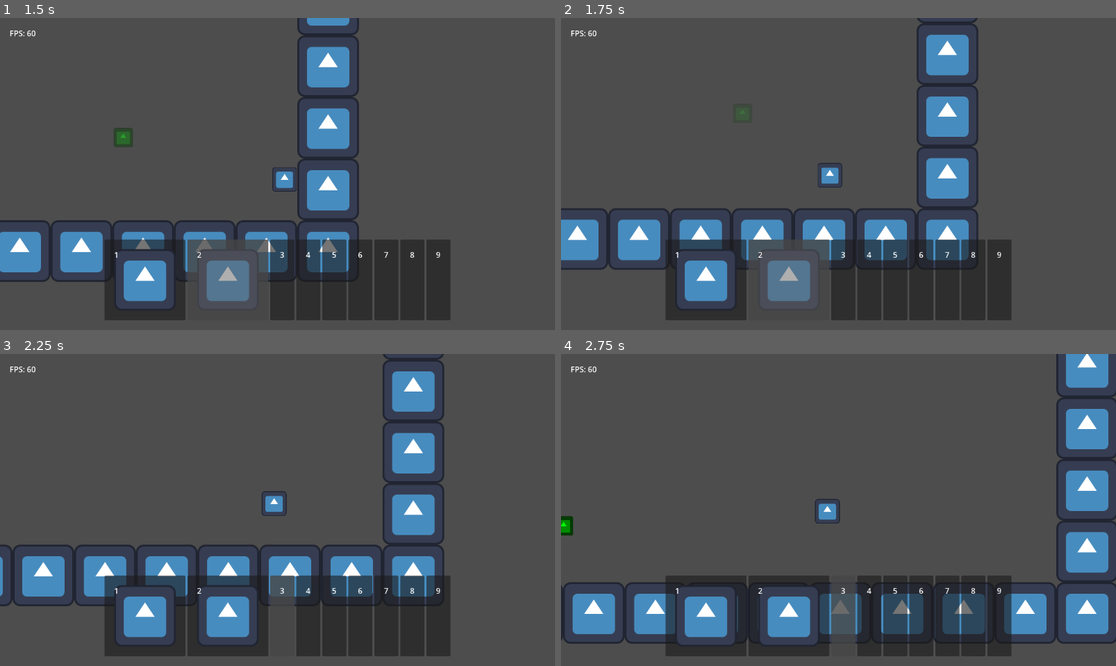
Above: before the commit, frames 1-4 (two rows, left to right).
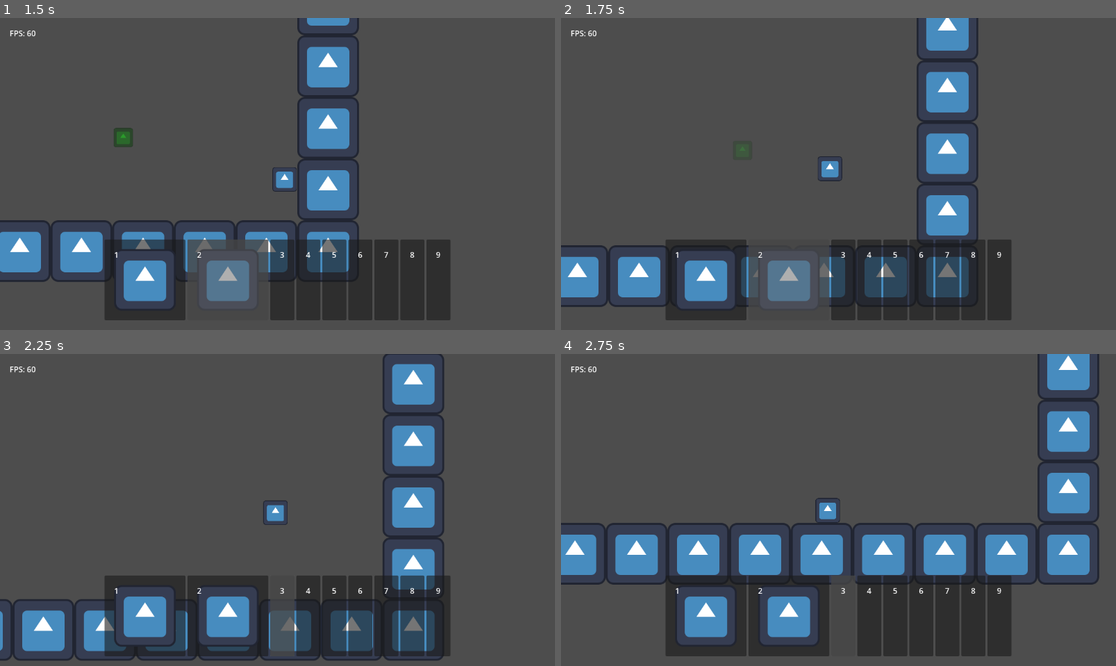
Above: after the commit, the same moments.

Repository: TheHumanMRP/RPG-Life-Tracker
Game: Godot game, scene res://Folders/Systems/Main/Scenes/main_scene.tscn
The game is run twice, just before and just after one commit, with the same random seed, the same clock (stepped at 60 frames per second) and the same inputs. The engine's default icon, where the game draws it, is replaced by a stand-in: a white triangle on a blue panel in a dark square.
Inputs (mouse positions are in pixels of both pictures, inside the frame that each line leads up to):
- Up to frame 1 (1.5 s): move the mouse to (172, 280) at 0.52 s; hold D (move_right) from 0.53 s (still down); tap Space (jump) at 0.6, 0.77, 1.07 s; click (172, 280) at 0.67 s; move the mouse to (227, 280) at 1.27 s; tap I (add_test_sword) at 1.35 s; click (227, 280) at 1.42 s
- Up to frame 2 (1.75 s): keep holding D (move_right); tap Space (jump) at 1.52, 1.55 s
- Up to frame 3 (2.25 s): tap Space (jump) at 1.82, 2.1 s; move the mouse to (283, 616) at 2.02 s; release D (move_right) at 2.03 s; hold A (move_left) from 2.03 s (still down); click (283, 616) at 2.17 s
- Up to frame 4 (2.75 s): keep holding A (move_left)

Frame 1 is identical in both runs. In frame 2, 15% of the frame differs, in the area x 0-76%, y 0-93%; in frame 3, 15%; in frame 4, 22%, in the area x 0-100%, y 0-93%.

Commit message:
Auto commit at 2026-07-08 16:34:39

Diff:
--- a/Folders/Components/movement_component.gd
+++ b/Folders/Components/movement_component.gd
@@ -65,7 +65,7 @@
 	# Wall Jump
 	if is_on_wall_only and jump:
 		velocity.x = wall_dir * wall_jump_force
-		velocity.y -= wall_jump_force / 2
+		velocity.y = - (wall_jump_force / 2)
 
 	# Jump
 	if jump and coyote_timer > 0:
